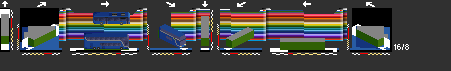
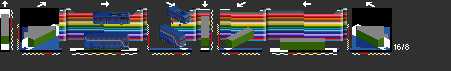
Layered file, before and after one edit (w=451, h=71). Changes by layer:
painted on "Astromega" over [159, 6, 191, 48]
